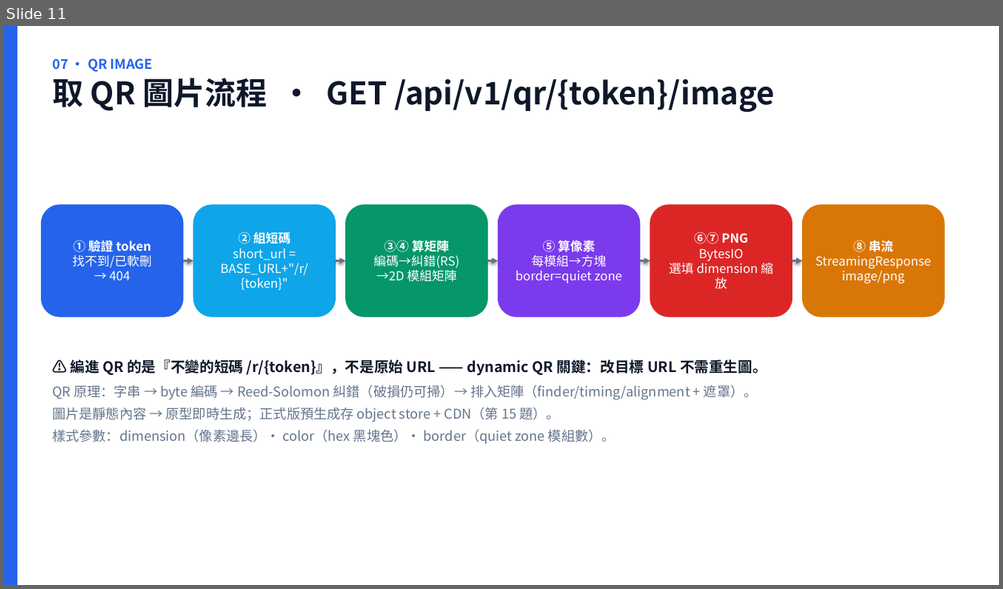
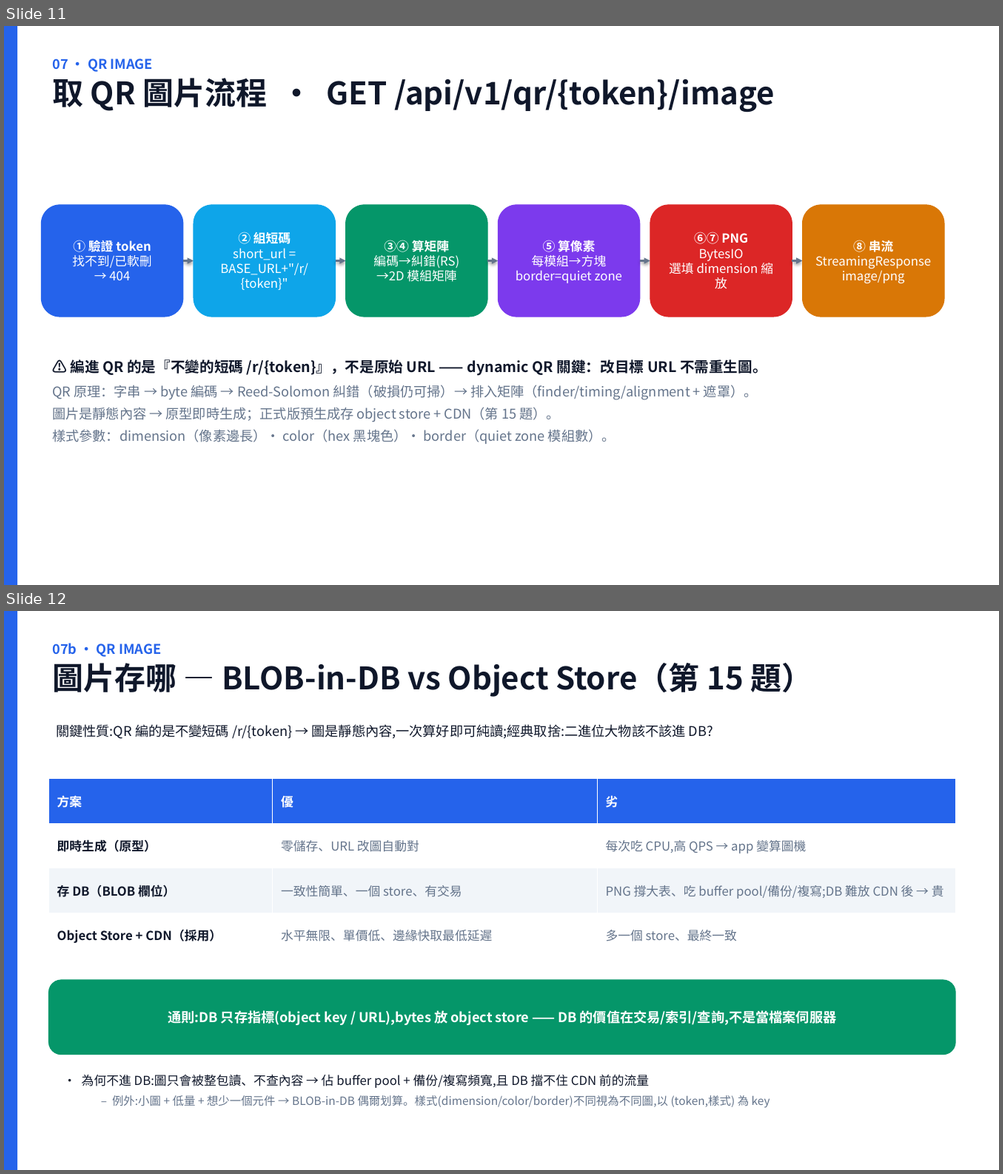
Before and after one commit to scolley31/system-design-demo, a slide deck: QR Code Generator/QR_Code_Generator.pptx. Shown one above the other, each under a label of ours: slide 11 before the commit, slides 11 and 12 after it. The pictures are 1003x589 and 1003x1174 pixels, drawn with LibreOffice and Linux fonts; fonts in the diff are those of the drawing. Boxes give left, top, right and bottom in pixels: in the first picture for what was removed or moved away, otherwise in the second. Text is boxed around its words. In the diff, an @@ line names an element or a change of style, - is before the commit and + after.

Commit message:
第15題: 補 BLOB-in-DB vs object store 經典取捨 (DESIGN 加列+通則, PPT 新增 07b 頁) [skip ci]

```diff
--- a/QR Code Generator/QR_Code_Generator.pptx
+++ b/QR Code Generator/QR_Code_Generator.pptx
@@ slide 12 added at (4, 611, 999, 1170), background #FFFFFF @@
@@ rectangle added at (4, 611, 17, 1170), fill #2563EB @@
@@ text added at (52, 643, 812, 697), 30 pt, text #0F172A, bold @@
+07b · QR IMAGE
+圖片存哪 — BLOB-in-DB vs Object Store（第 15 題）
@@ text added at (56, 724, 713, 739), 13 pt, text #0F172A @@
+關鍵性質:QR 編的是不變短碼 /r/{token} → 圖是靜態內容,一次算好即可純讀;經典取捨:二進位大物該不該進 DB?
@@ table added at (48, 779, 956, 958), 4 rows, 3 columns @@
+方案 | 優 | 劣
+即時生成（原型） | 零儲存、URL 改圖自動對 | 每次吃 CPU,高 QPS → app 變算圖機
+存 DB（BLOB 欄位） | 一致性簡單、一個 store、有交易 | PNG 撐大表、吃 buffer pool/備份/複寫;DB 難放 CDN 後 → 貴
+Object Store + CDN（採用） | 水平無限、單價低、邊緣快取最低延遲 | 多一個 store、最終一致
@@ rounded rectangle added at (48, 980, 956, 1055), fill #059669, outline #059669 0.75 pt, 13 pt, text #FFFFFF, bold @@
+通則:DB 只存指標(object key / URL),bytes 放 object store —— DB 的價值在交易/索引/查詢,不是當檔案伺服器
@@ text added at (82, 1075, 770, 1108), 11 pt, text #64748B @@
+• 為何不進 DB:圖只會被整包讀、不查內容 → 佔 buffer pool + 備份/複寫頻寬,且 DB 擋不住 CDN 前的流量
+  – 例外:小圖 + 低量 + 想少一個元件 → BLOB-in-DB 偶爾划算。樣式(dimension/color/border)不同視為不同圖,以 (token,樣式) 為 key
```
Also in this commit, not shown: 2 other files.
